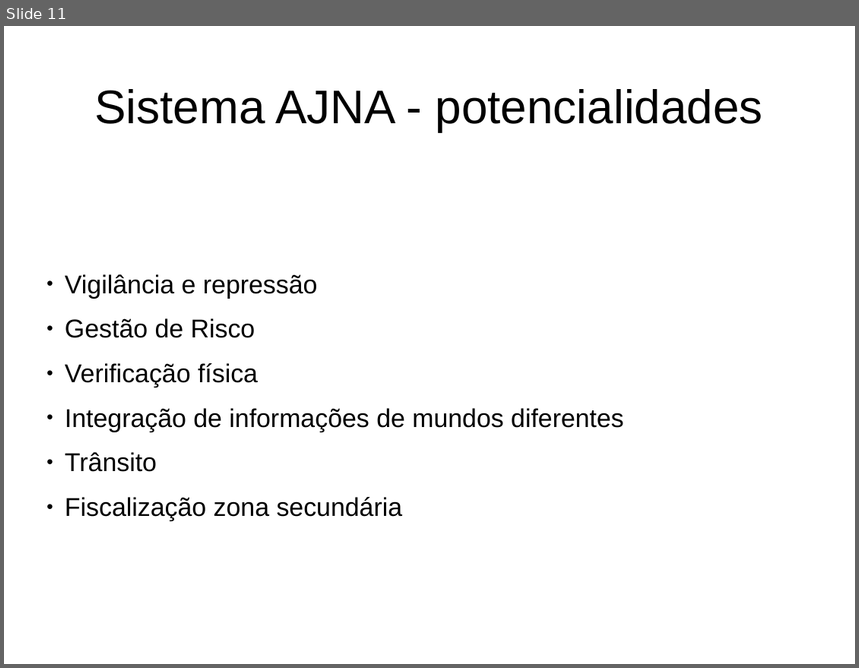
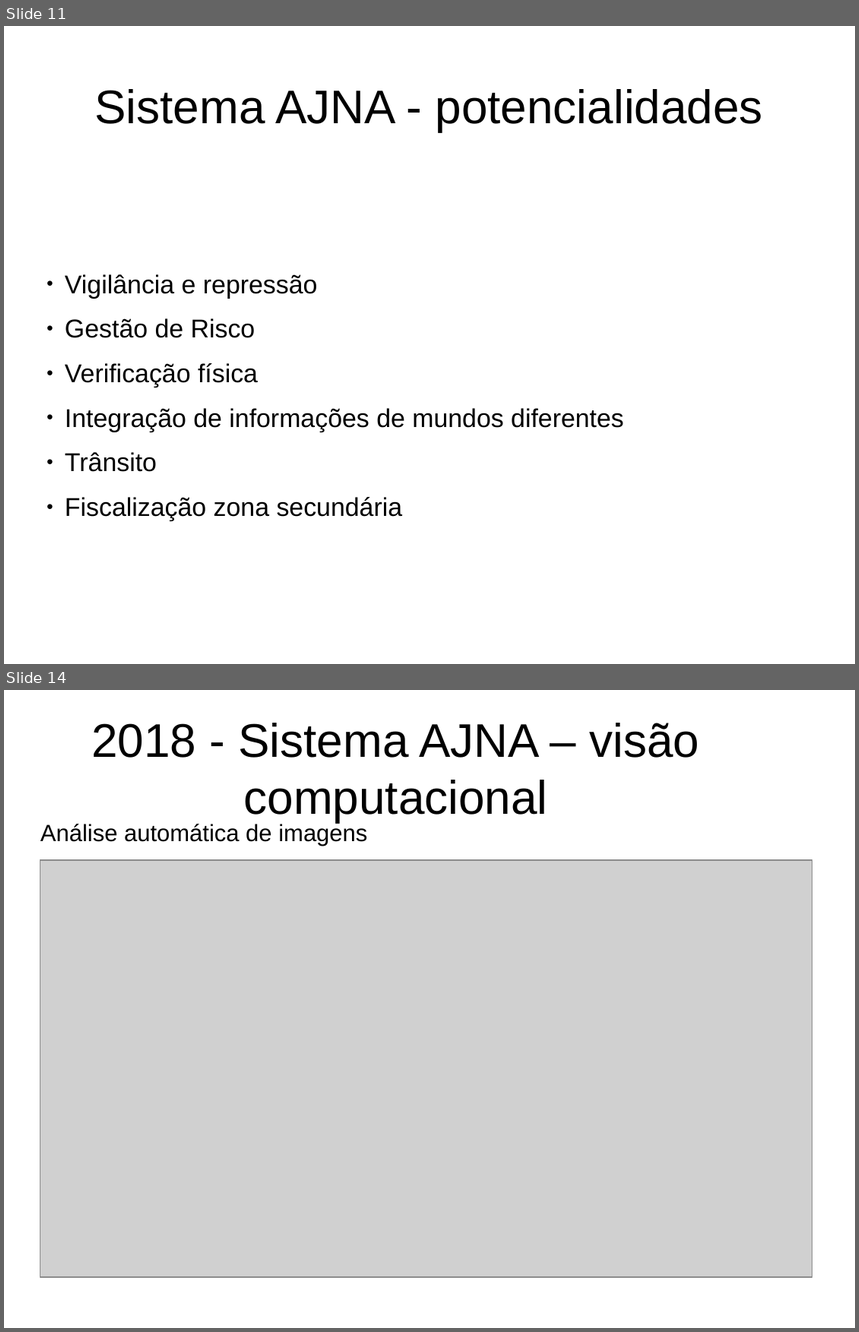
Before and after one commit to IvanBrasilico/ajna_docs, a slide deck: notebooks/Apresentacao201904(Gerencial).odp. Shown one above the other, each under a label of ours: slide 11 before the commit, slides 11 and 14 after it; the slides between them are not shown. The pictures are 859x668 and 859x1332 pixels, drawn with LibreOffice and Linux fonts; fonts in the diff are those of the drawing; grey boxes stand for pictures. Boxes give left, top, right and bottom in pixels: in the first picture for what was removed or moved away, otherwise in the second. Text is boxed around its words. In the diff, an @@ line names an element or a change of style, - is before the commit and + after.

```diff
--- a/notebooks/Apresentacao201904(Gerencial).odp
+++ b/notebooks/Apresentacao201904(Gerencial).odp
@@ slide 14 added at [4,690,855,1328], background #FFFFFF @@
@@ title added at [91,723,700,822], 44 pt, text #000000 @@
+2018 - Sistema AJNA – visão computacional
@@ subtitle added at [40,823,367,847], 22 pt, text #000000 @@
+Análise automática de imagens
@@ picture added at [40,860,813,1277] @@
```
Also in this commit, not shown: 3 other slides added, 1 other file.
